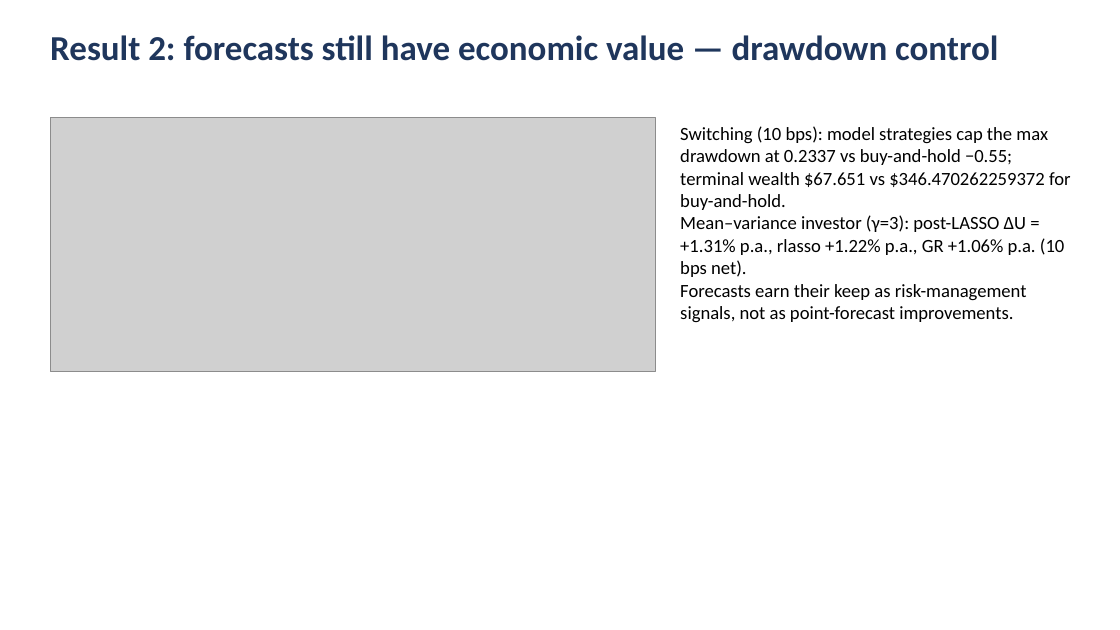
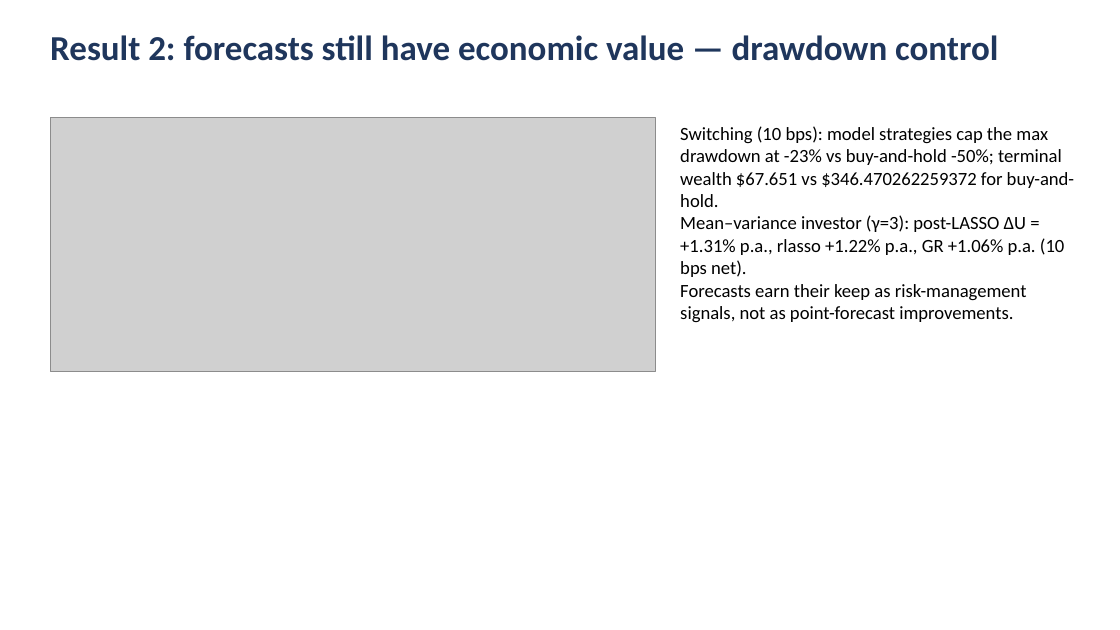
Before and after one commit to sasssyboujee/ec4308-equity-premium, a slide deck: slide 7 of deck/EC4308_Presentation.pptx. Drawn at 1120x630 pixels with LibreOffice and Linux fonts; fonts in the diff are those of the drawing; grey boxes stand for pictures. Boxes give left, top, right and bottom in pixels: in the first picture for what was removed or moved away, otherwise in the second. Text is boxed around its words. In the diff, an @@ line names an element or a change of style, - is before the commit and + after.

Commit message:
Deck: drawdown numbers pulled from results CSV in percent units

```diff
--- a/deck/EC4308_Presentation.pptx
+++ b/deck/EC4308_Presentation.pptx
@@ text at [680, 126, 1074, 207]: text changed @@
-Switching (10 bps): model strategies cap the max drawdown at 0.2337 vs buy-and-hold −0.55; terminal wealth $67.651 vs $346.470262259372 for buy-and-hold.
+Switching (10 bps): model strategies cap the max drawdown at -23% vs buy-and-hold -50%; terminal wealth $67.651 vs $346.470262259372 for buy-and-hold.
```
Also in this commit, not shown: 2 other files.
